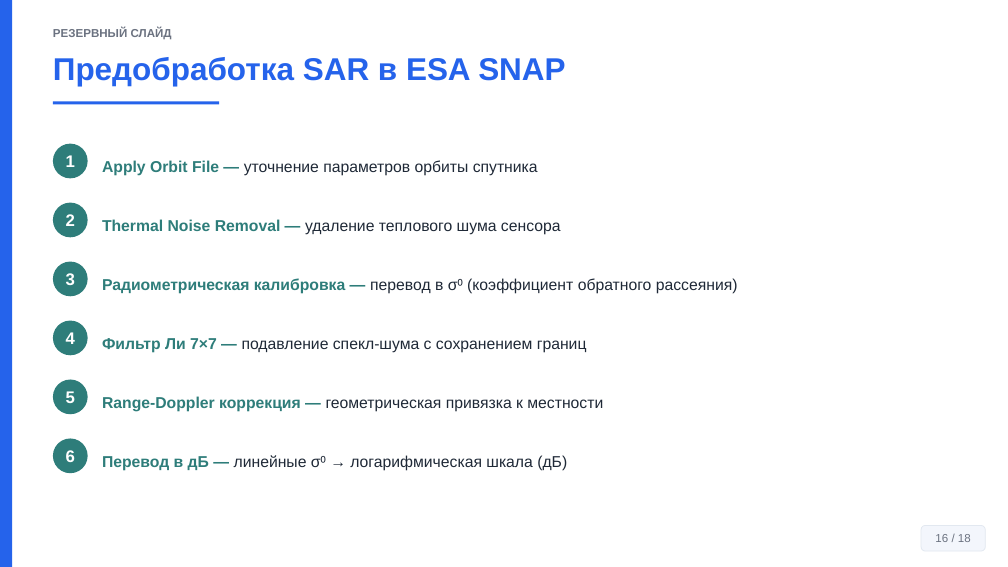
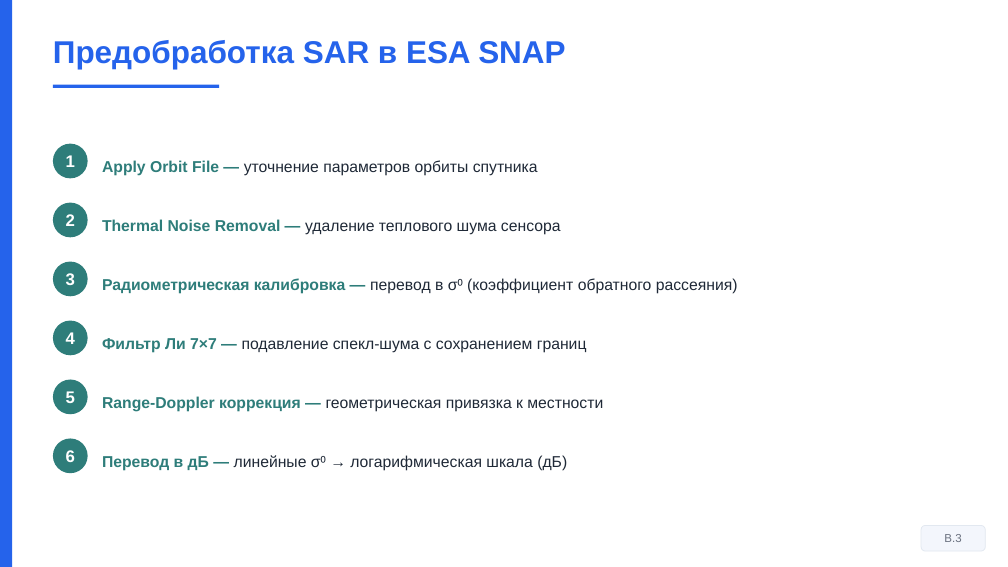
Before and after one commit to Confucius-hub/spbu_db_hw, a slide deck: slide 17 of thesis/vkr_final/Презентация_Финал_Байханов_2026.pptx (slide 16 before the commit). Drawn at 1008x567 pixels with LibreOffice and Linux fonts; fonts in the diff are those of the drawing. Boxes give left, top, right and bottom in pixels: in the first picture for what was removed or moved away, otherwise in the second. Text is boxed around its words. In the diff, an @@ line names an element or a change of style, - is before the commit and + after.

```diff
--- a/thesis/vkr_final/Презентация_Финал_Байханов_2026.pptx
+++ b/thesis/vkr_final/Презентация_Финал_Байханов_2026.pptx
@@ text removed at <box>53,28,172,39</box> @@
-РЕЗЕРВНЫЙ СЛАЙД
@@ text "Предобработка SAR в ESA SNAP": place and size @@
-text "Предобработка SAR в ESA SNAP" at <box>53,57,565,86</box>
+text "Предобработка SAR в ESA SNAP" at <box>53,40,565,69</box>
@@ rectangle: place and size @@
-rectangle at <box>53,101,219,104</box>
+rectangle at <box>53,85,219,88</box>
@@ text in rounded rectangle at <box>944,534,961,542</box>: text changed @@
-16 / 18
+В.3
```
Also in this commit, not shown: 15 other slides changed, 3 slides added, 1 slide removed, 5 other files.
